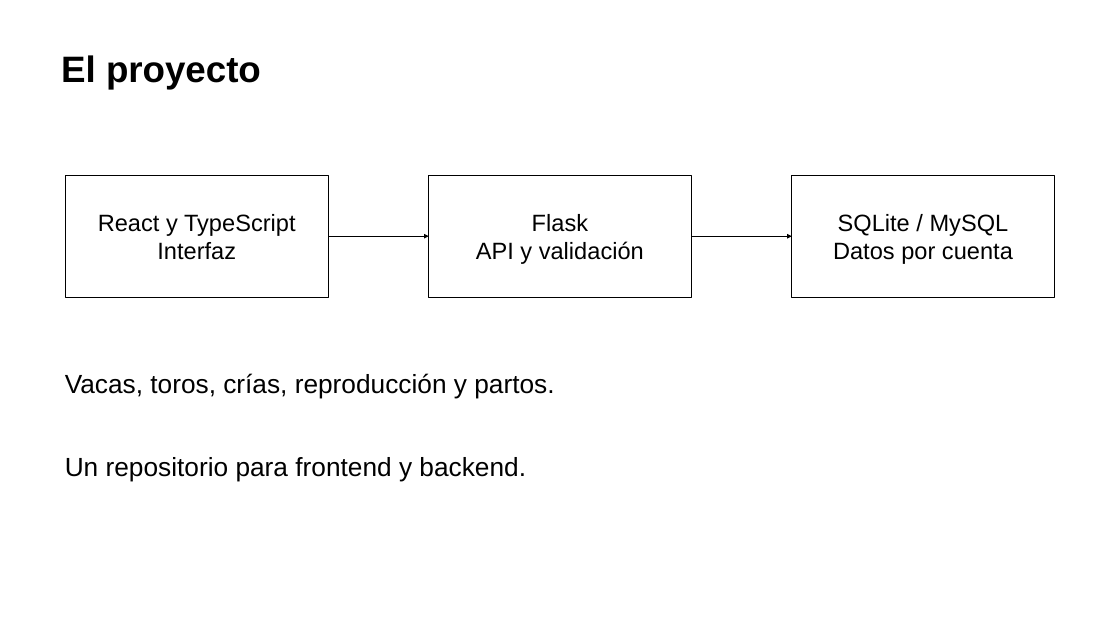
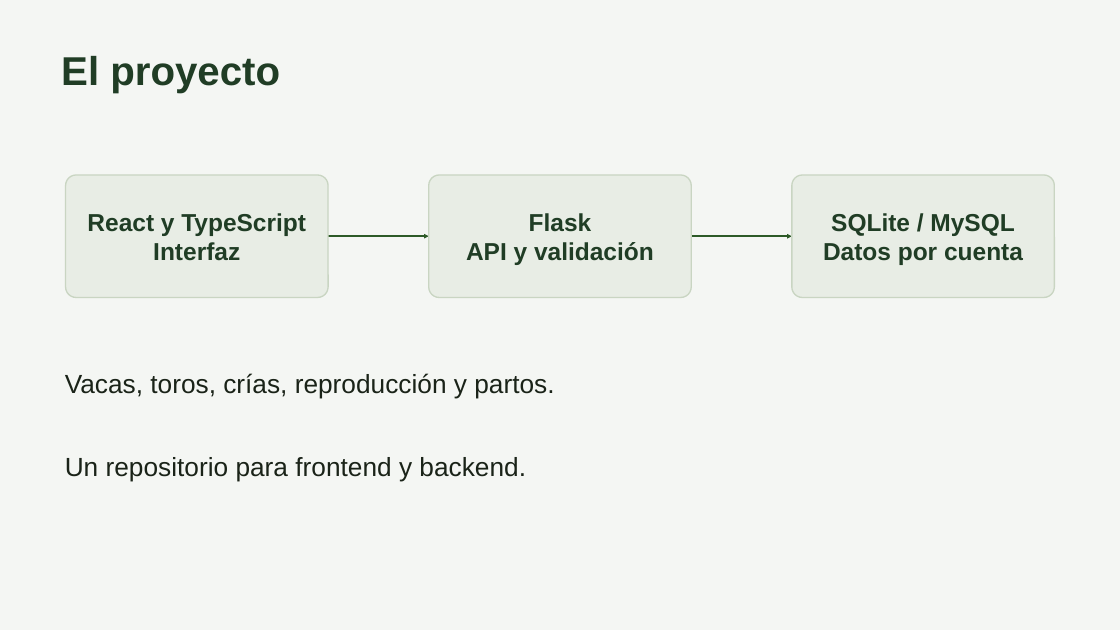
Before and after one commit to carlos-rubio-dev/bovicontrol-pro, a slide deck: slide 2 of docs/integrador/Presentacion.pptx. Drawn at 1120x630 pixels with LibreOffice and Linux fonts; fonts in the diff are those of the drawing. Boxes give left, top, right and bottom in pixels: in the first picture for what was removed or moved away, otherwise in the second. Text is boxed around its words. In the diff, an @@ line names an element or a change of style, - is before the commit and + after.

```diff
--- a/docs/integrador/Presentacion.pptx
+++ b/docs/integrador/Presentacion.pptx
@@ background #FFFFFF to #F4F6F3 @@
@@ text "El proyecto" at bbox=[61, 56, 280, 93]: size 31.5 to 34.5 pt, text colour #000000 to #203D25 @@
@@ size 20.2 to 21 pt, text colour #000000 to #203D25, bold on; rectangle to rounded rectangle; fill #FFFFFF to #E8EDE5; outline #000000 0.75 pt to #C9D5C2 1.13 pt in 3 elements at bbox=[66, 175, 328, 297], bbox=[429, 175, 691, 297], bbox=[792, 175, 1054, 297] @@
@@ arrow (329, 236) - (429, 236): stroke #000000 1.13 pt to #2D5A27 1.5 pt @@
@@ arrow (691, 236) - (792, 236): stroke #000000 1.13 pt to #2D5A27 1.5 pt @@
@@ text "Vacas, toros, crías, reproducción y ..." at bbox=[65, 373, 554, 399]: text colour #000000 to #1A2318 @@
@@ text "Un repositorio para frontend y ..." at bbox=[65, 457, 526, 482]: text colour #000000 to #1A2318 @@
```
Also in this commit, not shown: 16 other slides changed.
